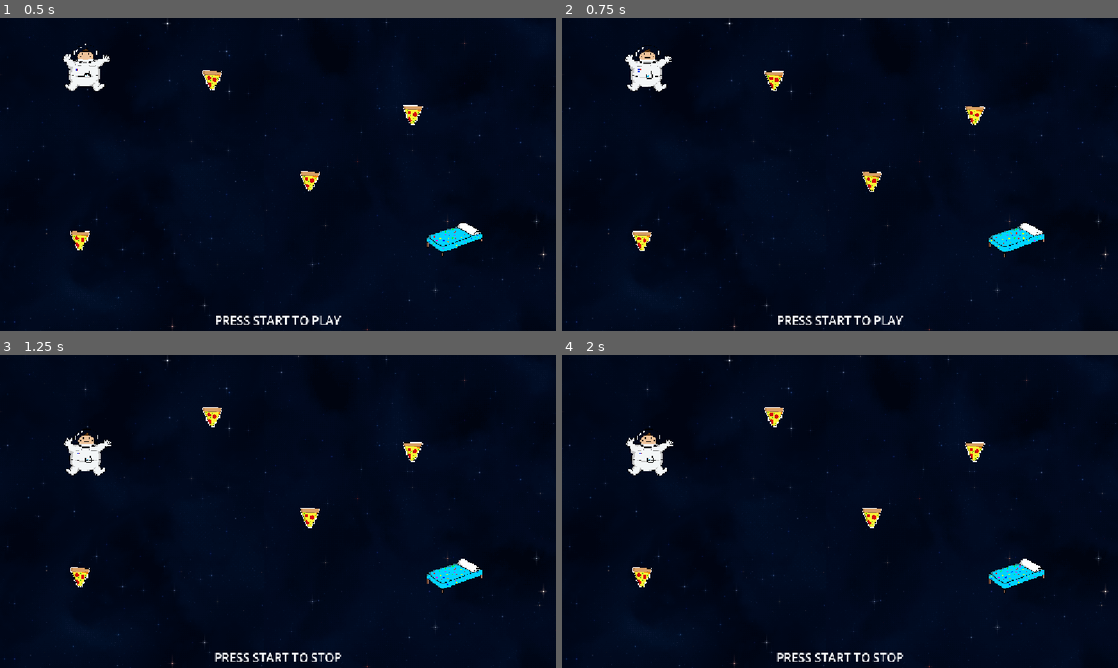
Above: before the commit, frames 1-4 (two rows, left to right).
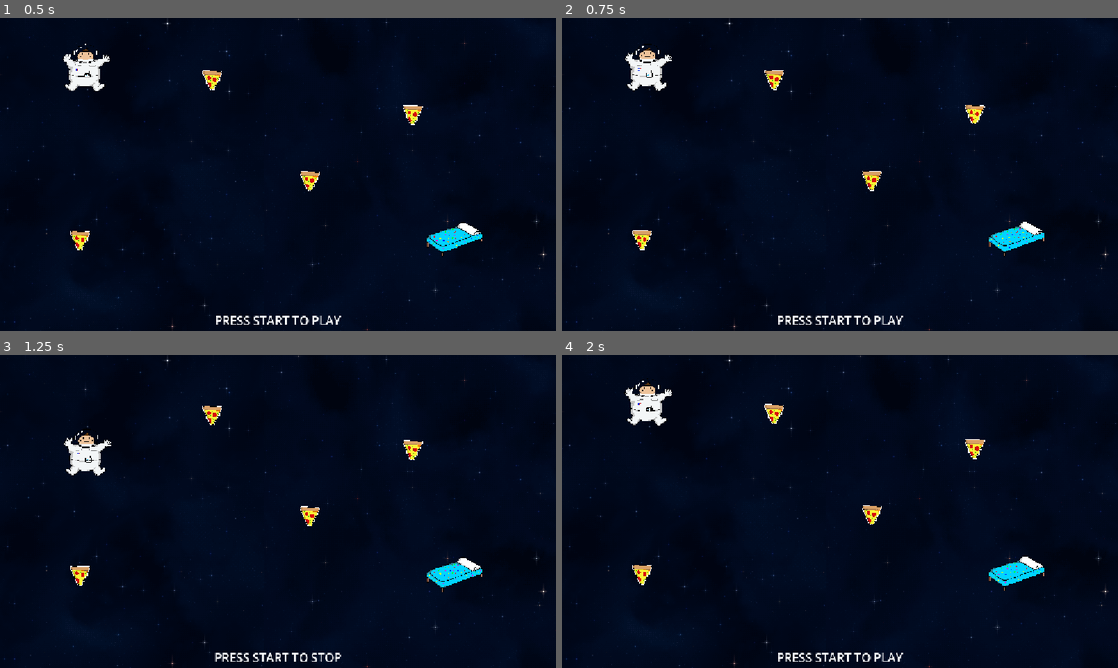
Above: after the commit, the same moments.

Repository: ivaivaiva1/desenhar_fofo
Game: Godot game, scene res://Scenes/level_manager.tscn
Same seed, same stepped clock (60 frames per second), same inputs: the game is played once before the commit and once after it.
Inputs (mouse positions are in pixels of both pictures, inside the frame that each line leads up to):
- Up to frame 1 (0.5 s): no input
- Up to frame 2 (0.75 s): tap Enter (ui_select, bound only before the commit) at 0.5, 0.6 s; move the mouse to (962, 158) at 0.52 s; click (962, 158) at 0.67 s
- Up to frame 3 (1.25 s): tap Space (ui_accept) at 0.77 s
- Up to frame 4 (2 s): tap Enter (ui_select, bound only before the commit) at 1.25, 1.35 s; move the mouse to (728, 527) at 1.27 s; click (728, 527) at 1.42 s; tap Space (ui_accept) at 1.52 s

Frame 1 is identical in both runs. In frame 2, 0.8% of the frame differs, in the area x 11-87%, y 8-77%; in frame 3, 0.7%; in frame 4, 2.6%, in the area x 11-87%, y 7-98%.

Commit message:
feat: clear_lines system

Diff:
--- /dev/null
+++ b/Levels/Space/level03_space.tscn
@@ -0,0 +1,69 @@
+[gd_scene format=3 uid="uid://ddosmyp801epy"]
+
+[ext_resource type="Script" uid="uid://bwk6yq56faubf" path="res://Scripts/LevelLoop/level.gd" id="1_jw280"]
+[ext_resource type="PackedScene" uid="uid://hv0uyenq7lw7" path="res://Scenes/player_spawner.tscn" id="2_rr08l"]
+[ext_resource type="Script" uid="uid://db02f8x44ql7e" path="res://Scripts/collectables_controller.gd" id="3_3tox5"]
+[ext_resource type="PackedScene" uid="uid://m64lbytajtml" path="res://Scenes/cama.tscn" id="4_y3wju"]
+[ext_resource type="PackedScene" uid="uid://cumvxyqe4xg4r" path="res://Scenes/collectable.tscn" id="5_21uar"]
+
+[node name="level03_space" type="Node2D" unique_id=1864007018]
+script = ExtResource("1_jw280")
+
+[node name="player_spawner" parent="." unique_id=1071021330 instance=ExtResource("2_rr08l")]
+unique_name_in_owner = true
+position = Vector2(1073, 70)
+
+[node name="collectables_controller" type="Node2D" parent="." unique_id=710388454]
+unique_name_in_owner = true
+script = ExtResource("3_3tox5")
+
+[node name="cama" parent="collectables_controller" unique_id=1009130463 instance=ExtResource("4_y3wju")]
+position = Vector2(602, 574)
+
+[node name="collectable" parent="collectables_controller" unique_id=186391876 instance=ExtResource("5_21uar")]
+position = Vector2(376, 80)
+
+[node name="collectable2" parent="collectables_controller" unique_id=922472791 instance=ExtResource("5_21uar")]
+position = Vector2(827, 79.999985)
+
+[node name="collectable3" parent="collectables_controller" unique_id=464806080 instance=ExtResource("5_21uar")]
+position = Vector2(544.00006, 79)
+
+[node name="collectable4" parent="collectables_controller" unique_id=1924941152 instance=ExtResource("5_21uar")]
+position = Vector2(689.00006, 79.99997)
+
+[node name="collectable5" parent="collectables_controller" unique_id=1228734772 instance=ExtResource("5_21uar")]
+position = Vector2(375, 200.99997)
+
+[node name="collectable6" parent="collectables_controller" unique_id=875388077 instance=ExtResource("5_21uar")]
+position = Vector2(826, 200.99995)
+
+[node name="collectable7" parent="collectables_controller" unique_id=691032486 instance=ExtResource("5_21uar")]
+position = Vector2(543.00006, 199.99997)
+
+[node name="collectable8" parent="collectables_controller" unique_id=100631321 instance=ExtResource("5_21uar")]
+position = Vector2(688.00006, 200.99994)
+
+[node name="collectable9" parent="collectables_controller" unique_id=2004039964 instance=ExtResource("5_21uar")]
+position = Vector2(375, 320.99997)
+
+[node name="collectable10" parent="collectables_controller" unique_id=1295920080 instance=ExtResource("5_21uar")]
+position = Vector2(826, 320.99997)
+
+[node name="collectable11" parent="collectables_controller" unique_id=1591727009 instance=ExtResource("5_21uar")]
+position = Vector2(543.00006, 319.99997)
+
+[node name="collectable12" parent="collectables_controller" unique_id=1666455154 instance=ExtResource("5_21uar")]
+position = Vector2(688.00006, 320.99994)
+
+[node name="collectable13" parent="collectables_controller" unique_id=1075868382 instance=ExtResource("5_21uar")]
+position = Vector2(375, 433.99997)
+
+[node name="collectable14" parent="collectables_controller" unique_id=892782354 instance=ExtResource("5_21uar")]
+position = Vector2(826, 433.99997)
+
+[node name="collectable15" parent="collectables_controller" unique_id=1527744314 instance=ExtResource("5_21uar")]
+position = Vector2(543.00006, 432.99997)
+
+[node name="collectable16" parent="collectables_controller" unique_id=1101272630 instance=ExtResource("5_21uar")]
+position = Vector2(688.00006, 433.99994)
--- a/Scripts/LevelLoop/level_manager.gd
+++ b/Scripts/LevelLoop/level_manager.gd
@@ -5,10 +5,11 @@
 var next_level = preload("res://Scenes/collectable.tscn")
 
 @onready var line_controller: LineController = %line_controller
+@onready var line_rendering = get_node("line_rendering")
+@onready var line_collider = get_node("line_collider")
 @onready var load_level: LoadLevel = %load_level
 @onready var state_label: RichTextLabel = $state_label
 var collectables_controller: CollectablesController
-
 
 var player_scene: PackedScene = preload("uid://cre6fiyfcf35x")
 var player_pos: Marker2D
@@ -16,17 +17,24 @@
 var current_state: GAME_STATE = GAME_STATE.DRAWNING
 var rolling_bob: Player
 
+signal clear_lines()
+
+
+func _ready() -> void:
+	clear_lines.connect(line_rendering.clear)
+	clear_lines.connect(line_collider.clear)
+
 
 func _process(_delta: float) -> void:
-	if Input.is_action_just_pressed("ui_select"):
-		get_tree().reload_current_scene()
-
 	if current_state == GAME_STATE.ROLLING:
 		if Input.is_action_just_pressed("ui_accept"):
 			start_drawning()
 			return
 
 	if current_state == GAME_STATE.DRAWNING:
+		if Input.is_action_just_pressed("ui_select"):
+			clear_lines.emit()
+
 		if Input.is_action_just_pressed("ui_accept"):
 				start_rolling()
 				return
@@ -70,5 +78,6 @@
 		return
 	load_level.free_level()
 	start_drawning()
+	clear_lines.emit()
 	CurrentLevel.current_level += 1
 	load_level.do_load_level()
--- a/project.godot
+++ b/project.godot
@@ -39,7 +39,7 @@
 }
 ui_select={
 "deadzone": 0.5,
-"events": [Object(InputEventKey,"resource_local_to_scene":fa …(146 unchanged characters)… se,"keycode":0,"physical_keycode":4194309,"key_label":0,"unicode":0,"location":0,"echo":false,"script":null)
+"events": [Object(InputEventKey,"resource_local_to_scene":fa …(146 unchanged characters)… se,"keycode":0,"physical_keycode":4194305,"key_label":0,"unicode":0,"location":0,"echo":false,"script":null)
 ]
 }
 
